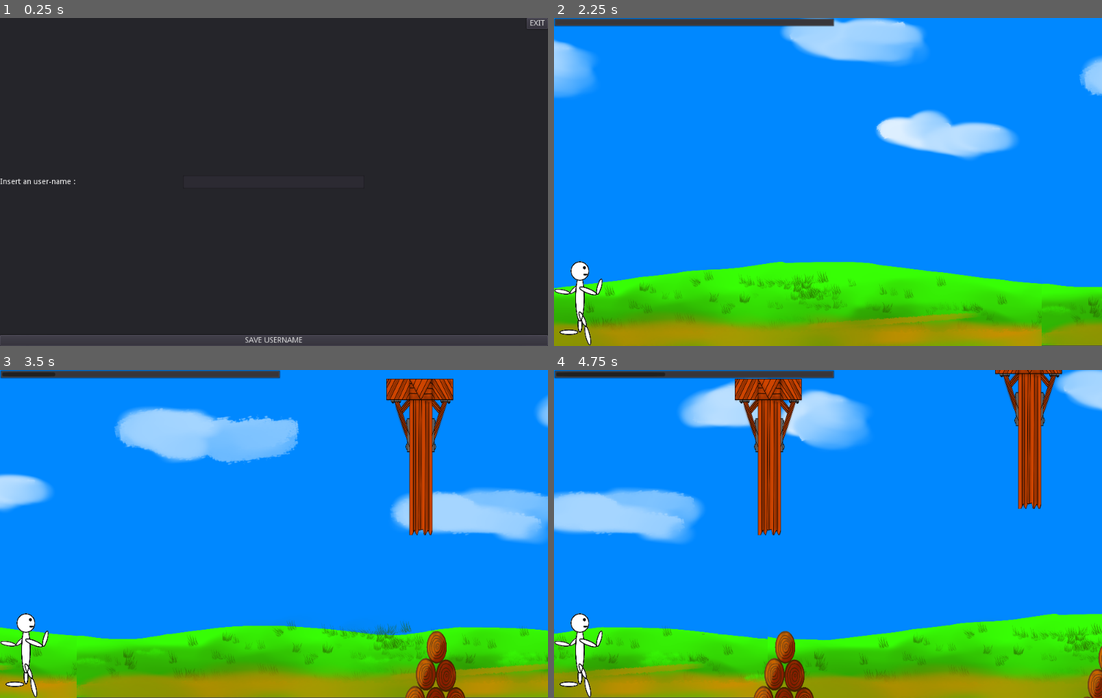
Above: before the commit, frames 1-4 (two rows, left to right).
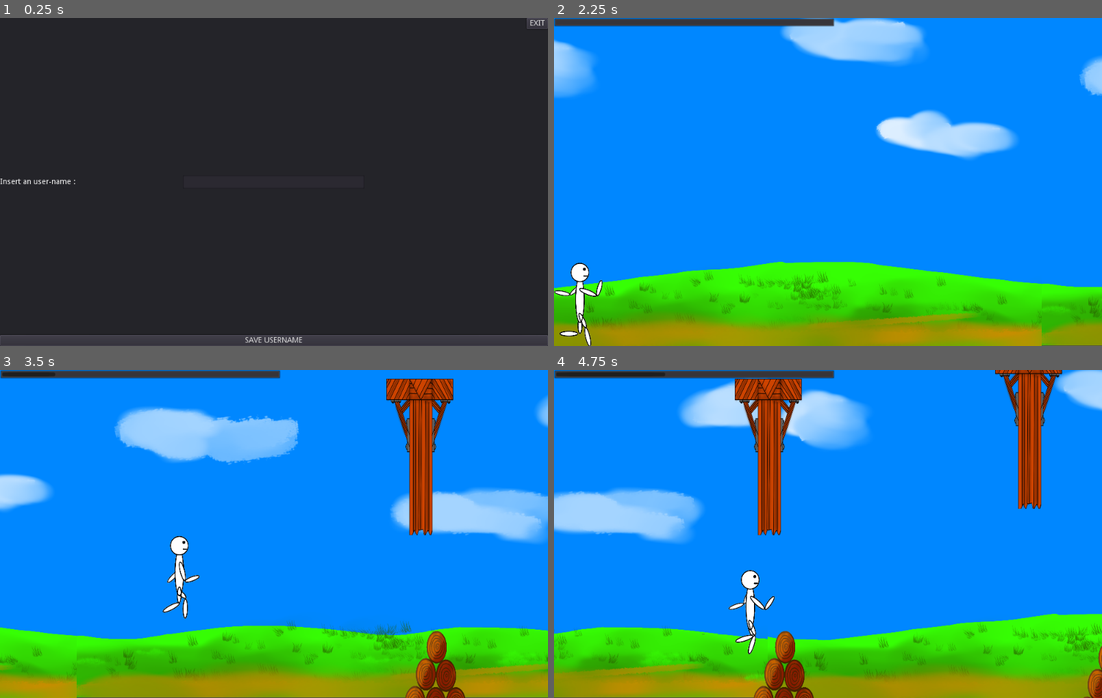
Above: after the commit, the same moments.

Repository: Mo27x/pyclan
Game: Godot game, scene res://Scenes/UsernameMenu.tscn
The game is run twice, just before and just after one commit, with the same random seed, the same clock (stepped at 60 frames per second) and the same inputs.
Inputs (mouse positions are in pixels of both pictures, inside the frame that each line leads up to):
- Up to frame 1 (0.25 s): no input
- Up to frame 2 (2.25 s): click (828, 182) at 0.52 s; type "12" at 0.6 s; click "SAVE USERNAME" at 1.25 s; click (833, 116) at 2 s
- Up to frame 3 (3.5 s): tap Enter at 2.75, 2.85 s; move the mouse to (394, 517) at 2.77 s; hold Right (right) from 2.78 s (still down); click (394, 517) at 2.92 s; tap Up (up) at 3.02 s
- Up to frame 4 (4.75 s): move the mouse to (718, 550) at 3.52 s; tap Enter at 3.6, 4.35 s; tap Up (up) at 3.77 s; move the mouse to (882, 461) at 4.27 s; release Right (right) at 4.28 s; hold Left (left) from 4.28 s (still down)

The runs differ from the first frame. In frame 2, 0.4% of the frame differs, in the area x 0-9%, y 74-100%; in frame 3, 1.2%; in frame 4, 1.3%, in the area x 0-41%, y 60-100%.

Commit message:
re-sent of working

Diff:
--- a/Run and Jump/BackgroundTest.gd
+++ b/Run and Jump/BackgroundTest.gd
@@ -1,7 +1,4 @@
 extends Node2D
-
-signal level1
-signal level2
 
 onready var backGround1 = $Sprite
 onready var backGround2 = $Sprite2
--- a/Run and Jump/Scenes/Obstacles/Obstacle_floor.tscn
+++ b/Run and Jump/Scenes/Obstacles/Obstacle_floor.tscn
@@ -10,12 +10,12 @@
 position = Vector2( 32, 70 )
 script = ExtResource( 1 )
 
+[node name="Sprite" type="Sprite" parent="."]
+position = Vector2( 48, -19 )
+scale = Vector2( 0.266, 0.428 )
+texture = ExtResource( 2 )
+
 [node name="CollisionShape2D" type="CollisionShape2D" parent="."]
 position = Vector2( 24, 9 )
 scale = Vector2( 4, 4 )
 shape = SubResource( 1 )
-
-[node name="Sprite" type="Sprite" parent="."]
-position = Vector2( 48, -19 )
-scale = Vector2( 0.266, 0.428 )
-texture = ExtResource( 2 )
--- a/Run and Jump/Scripts/Obstacles/Obstacle.gd
+++ b/Run and Jump/Scripts/Obstacles/Obstacle.gd
@@ -1,9 +1,6 @@
 extends StaticBody2D
 
 var g_velocity: float = 0
-
-func _ready():
-	pass
 
 func _process(_delta: float) -> void:
 	position.x += g_velocity
--- a/Run and Jump/Scripts/Player.gd
+++ b/Run and Jump/Scripts/Player.gd
@@ -2,14 +2,6 @@
 class_name Player
 
 const Floor = Vector2(0, -1)
-
-var pos = [position.x, position.y]
-var death  = false
-var color = [255,255,255]
-var username = "username"
-var playerId
-var level
-var gameID
 
 var gravity_magnitude : int = ProjectSettings.get_setting("physics/2d/default_gravity")
 
@@ -18,10 +10,6 @@
 
 onready var animazioni = $AnimatedSprite
 var velocity = Vector2()
-
-func _init(name, col):
-	username = name
-	color = col
 
 func get_input():
 	velocity = Vector2()
@@ -39,9 +27,7 @@
 	velocity.y +=  gravity_magnitude
 
 
+# warning-ignore:unused_argument
 func _physics_process(delta):
 	get_input()
 	velocity = move_and_slide(velocity,Floor)
-
-func GetPlayer():
-	return [pos, death, color, username, playerId, level, gameID]
--- a/Run and Jump/Scripts/Server.gd
+++ /dev/null
@@ -1,31 +0,0 @@
-extends Player
-
-var network = NetworkedMultiplayerENet.new()
-var ip = "127.0.0.1"
-#var ip = "176.206.57.249"
-var port = 1909
-
-
-func _ready():
-	ConnectToServer()
-func _process(_delta):
-	FetchSkillDamage("Ice Spear", get_instance_id())
-
-func ConnectToServer():
-	network.create_client(ip, port)
-	get_tree().set_network_peer(network)
-
-	network.connect("connection_failed", self, "_OnConnectionFailed")
-	network.connect("connection_succeeded", self, "_OnConnectionSucceeded")
-
-func _OnConnectionFailed():
-	print("Failed to connect")
-
-func _OnConnectionSucceeded():
-	print("Seccesfully connected")
-
-func FetchSkillDamage(skill_name, requester):
-	rpc_id(1, "FetchSkillDamage", skill_name, requester)
-
-remote func ReturnSkillDamage(s_damage, requester):
-	instance_from_id(requester).SetDamage(s_damage)
--- a/Run and Jump/project.godot
+++ b/Run and Jump/project.godot
@@ -79,5 +79,4 @@
 
 [rendering]
 
-quality/driver/driver_name="GLES2"
 environment/default_environment="res://default_env.tres"
Binary file added: Run and Jump/Textures/Backgrounds/GameOver.png
Not shown, added: Run and Jump/Textures/Backgrounds/GameOver.png.import
Binary file added: Run and Jump/Textures/Buttons/GameOverText.png
Not shown, added: Run and Jump/Textures/Buttons/GameOverText.png.import
